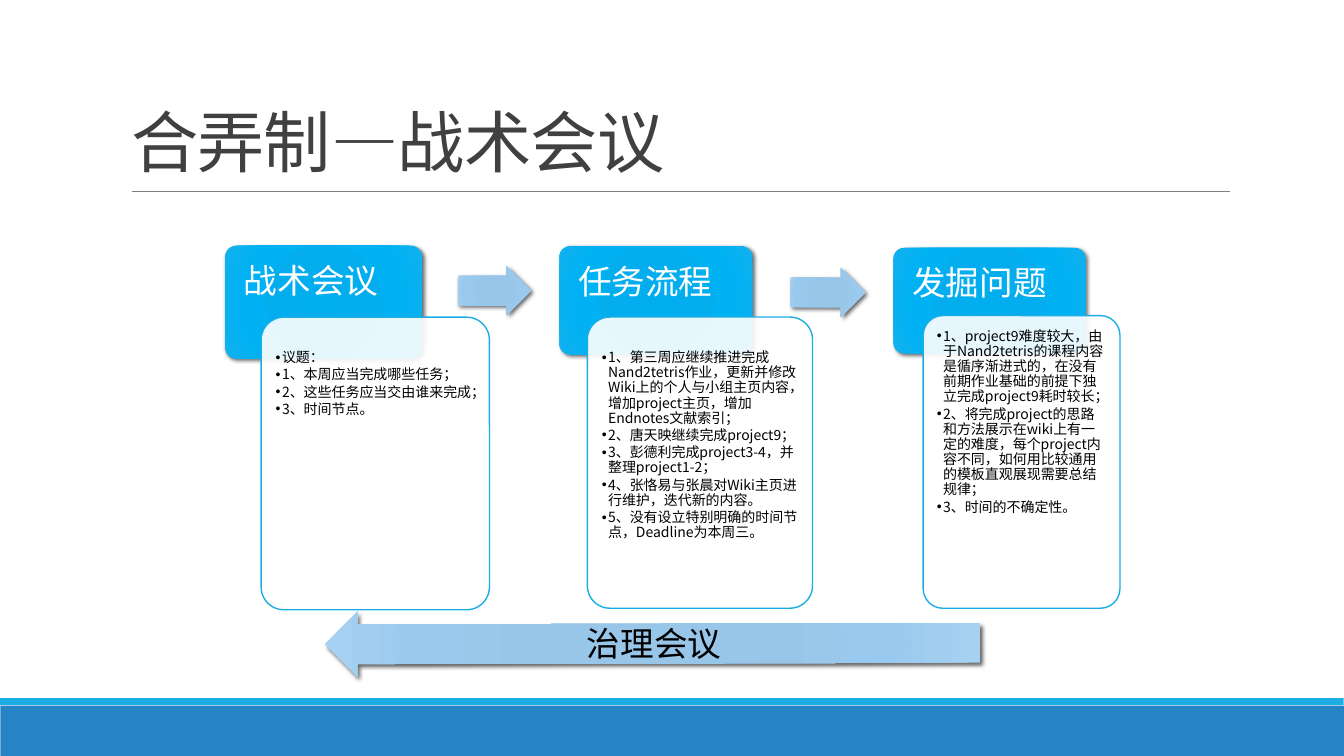
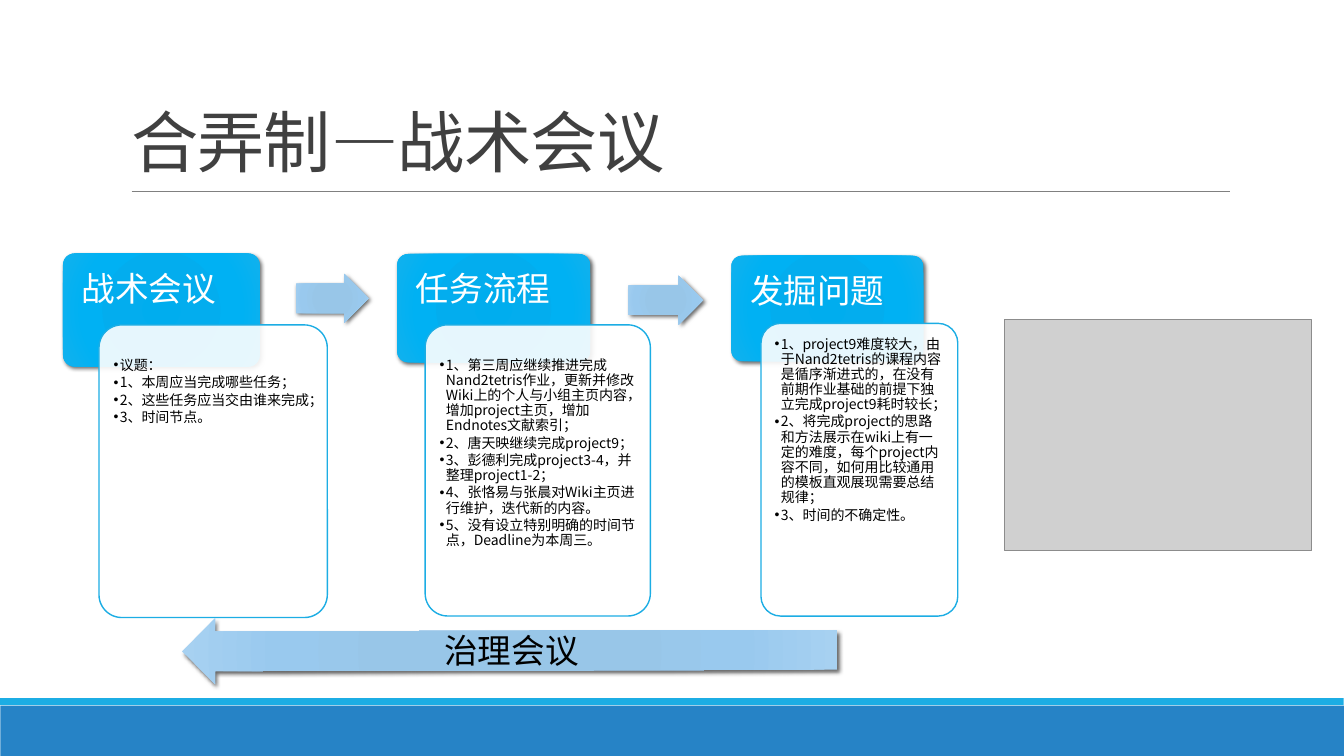
Before and after one commit to jisuansiwei2017/SDCT-2017-Fall, a slide deck: slide 2 of weekly_report/group3/week3.pptx. Drawn at 1344x756 pixels with LibreOffice and Linux fonts; fonts in the diff are those of the drawing; grey boxes stand for pictures. Boxes give left, top, right and bottom in pixels: in the first picture for what was removed or moved away, otherwise in the second. Text is boxed around its words. In the diff, an @@ line names an element or a change of style, - is before the commit and + after.

Commit message:
group3/week4 1.3

```diff
--- a/weekly_report/group3/week3.pptx
+++ b/weekly_report/group3/week3.pptx
@@ 2 texts, 2 rounded rectangles, 1 right arrow: place and size @@
-2 texts, 2 rounded rectangles, 1 right arrow at (459,246,1120,608)
+2 texts, 2 rounded rectangles, 1 right arrow at (296,254,958,616)
@@ 3 texts, 1 rounded rectangle, 1 right arrow: place and size @@
-3 texts, 1 rounded rectangle, 1 right arrow at (282,248,1086,539)
+3 texts, 1 rounded rectangle, 1 right arrow at (120,256,924,546)
@@ 2 rounded rectangles, 1 text: place and size @@
-2 rounded rectangles, 1 text at (225,246,490,610)
+2 rounded rectangles, 1 text at (63,253,328,617)
@@ rounded rectangle: place and size @@
-rounded rectangle at (588,318,813,609)
+rounded rectangle at (425,325,650,616)
@@ picture added at (1004,320,1312,551) @@
@@ right arrow: place and size @@
-right arrow at (325,610,980,678)
+right arrow at (182,617,838,685)
@@ text "治理会议": place and size @@
-text "治理会议" at (587,622,721,666)
+text "治理会议" at (444,629,578,673)
```
Also in this commit, not shown: 3 other slides changed, 2 slides added, 1 slide removed.
